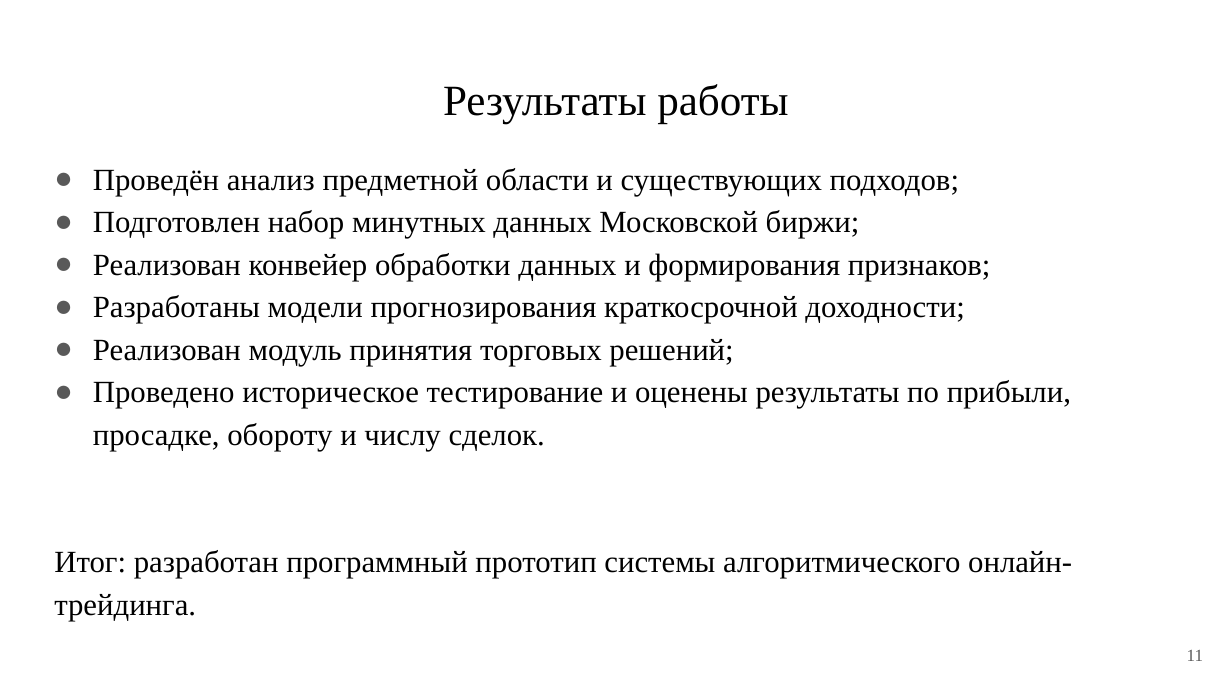
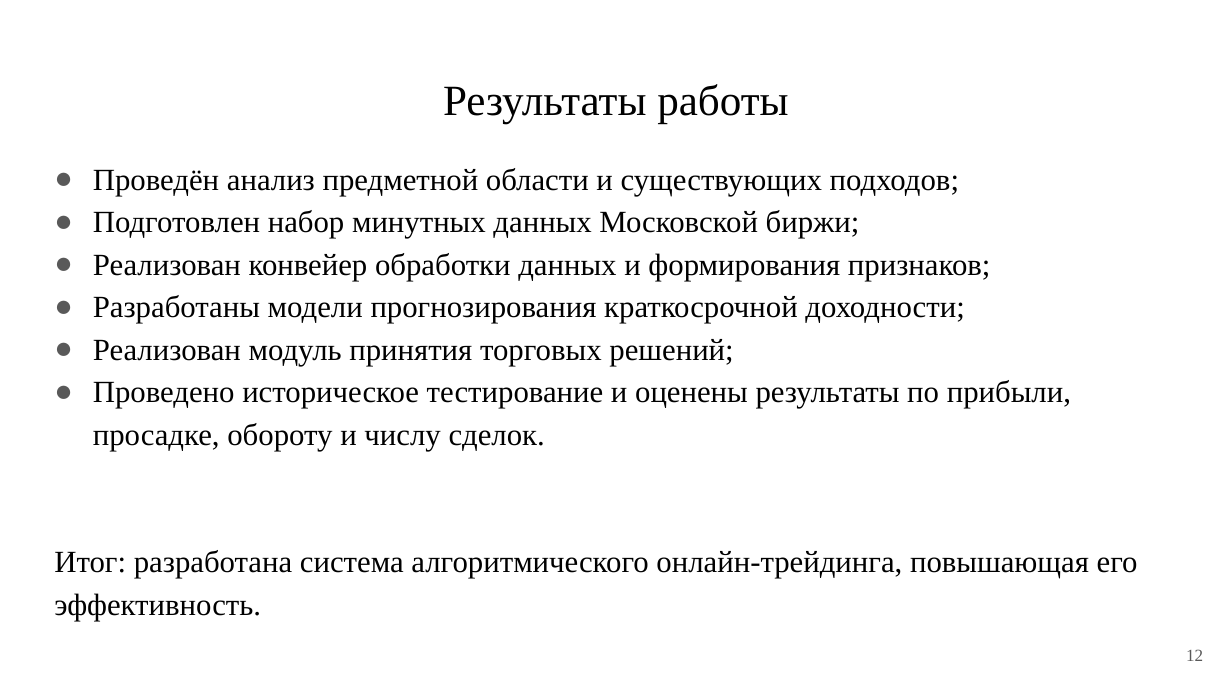
Before and after one commit to PetrovKirill00/BKP, a slide deck: slide 12 of Презентация.pptx (slide 11 before the commit). Drawn at 1232x693 pixels with LibreOffice and Linux fonts; fonts in the diff are those of the drawing. Boxes give left, top, right and bottom in pixels: in the first picture for what was removed or moved away, otherwise in the second. Text is boxed around its words. In the diff, an @@ line names an element or a change of style, - is before the commit and + after.

```diff
--- a/Презентация.pptx
+++ b/Презентация.pptx
@@ text at [54, 550, 1138, 621]: text changed @@
-Итог: разработан программный прототип системы алгоритмического онлайн-трейдинга.
+Итог: разработана система алгоритмического онлайн-трейдинга, повышающая его эффективность.
@@ page number at [1186, 649, 1203, 661]: text changed @@
-11
+12
```
Also in this commit, not shown: 4 other slides changed, 4 slides added, 3 slides removed, 12 other files.
